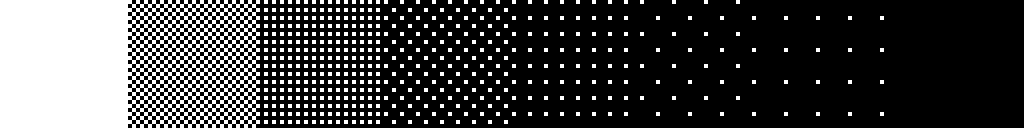
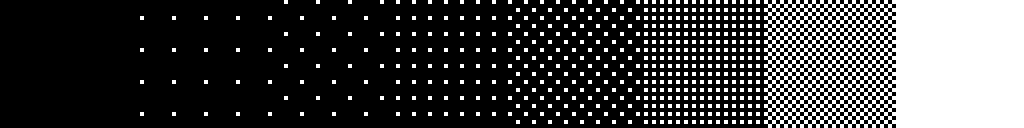
The second 1024×128 image is a revision of the first. Changes to its layers:
renamed "Layer 1" to "Layer 0", blend difference → normal, painted on it over [0, 0, 1024, 128]
removed layer "Background" over [0, 0, 1024, 128]
